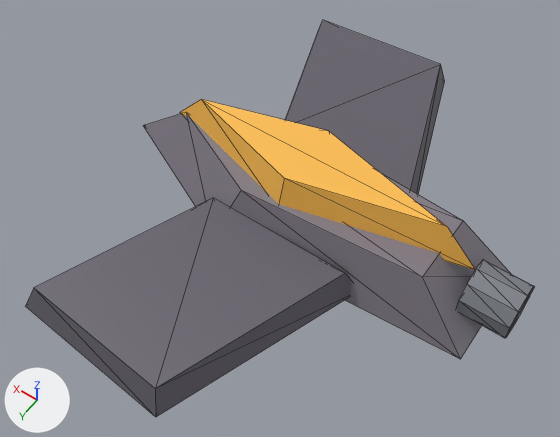
Renders of the glTF model play/polarity-shmup/assets/stages-craft/skiff_ember/skiff_ember.glb from each side of a commit.
Both versions are drawn from a 50 mm camera at (-4.39, 6.83, 10.25) aimed at (0.07, 0.59, 0.45). Every picture has the same lights, and +X, +Y and +Z are marked at lower left. The older version comes first. Mesh edges are drawn as thin lines. Vertices at exactly the same position are counted once.
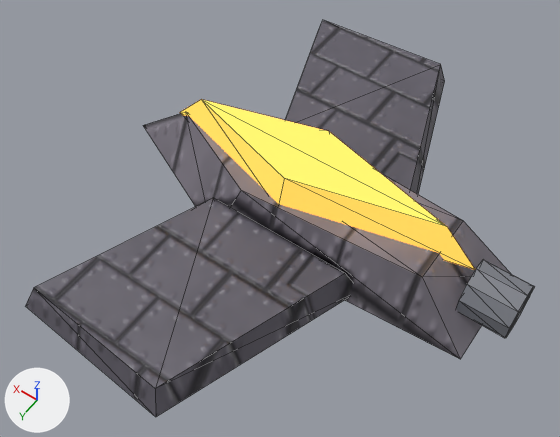
Changed parts and their boxes (x1, y1, x2, y2) in the pictures (560 x 437 px):
'Mesh_0', surface changed
    both: (143, 113, 478, 359)
'Mesh_2', recoloured, surface changed (lighter)
    both: (180, 99, 475, 270)
part 2 of me_mesh_1, surface changed
    both: (26, 20, 442, 404)

What changed in the scene script:
```text
Add img_image_2:
    img_image_2 = load_image('Image_2', '_unpacked/Image_2', 256, 256, 'sRGB')
Add img_image_3:
    img_image_3 = load_image('Image_3', '_unpacked/Image_3', 256, 256, 'Non-Color')
Add img_image_1:
    img_image_1 = load_image('Image_1', '_unpacked/Image_1', 256, 256, 'Non-Color')
Add img_image_0:
    img_image_0 = load_image('Image_0', '_unpacked/Image_0', 256, 256, 'sRGB')
Change mat_hull:
    remove # nodes: BsdfPrincipled, OutputMaterial
    remove # colours: grey #817c86
    nodes: BsdfPrincipled, Mix, NormalMap, OutputMaterial, TexImage x2
    colours: grey #8a8590
    uses the picture img_image_0
    uses the picture img_image_1
Change mat_wing:
    remove # nodes: BsdfPrincipled, OutputMaterial
    remove # colours: dark grey #65616c
    nodes: BsdfPrincipled, Mix, NormalMap, OutputMaterial, TexImage x2
    colours: grey #6c6974
    uses the picture img_image_2
    uses the picture img_image_3
Change mat_keel:
    add mat_keel.emission_strength = 1.0
    add mat_keel.emission_color = (0.85, 0.442, 0.068)  # orange #edb14a
Change me_mesh_0:
    where me_mesh_0.from_pydata(...)  # 10 vertices, 16 faces; spans x -3.4..3.6, y -1.2..1.2, z 0.0..1.0
    used by ob_mesh_0; location = (0.0, 0.0, 0.0)
    me_mesh_0 part 1: 16 kept faces spanning x -3.4..3.6, y -1.2..1.2, z 0.0..1.0 get new texture (UV) coordinates
Change me_mesh_1:
    where me_mesh_1.from_pydata(...)  # 16 vertices, 24 faces; spans x -1.6..2.4, y -4.2..4.2, z 0.1..0.6
    used by ob_mesh_1; location = (0.0, 0.0, 0.0)
    me_mesh_1 part 2: 24 kept faces spanning x -1.6..2.4, y -4.2..4.2, z 0.1..0.6 get new texture (UV) coordinates
```
